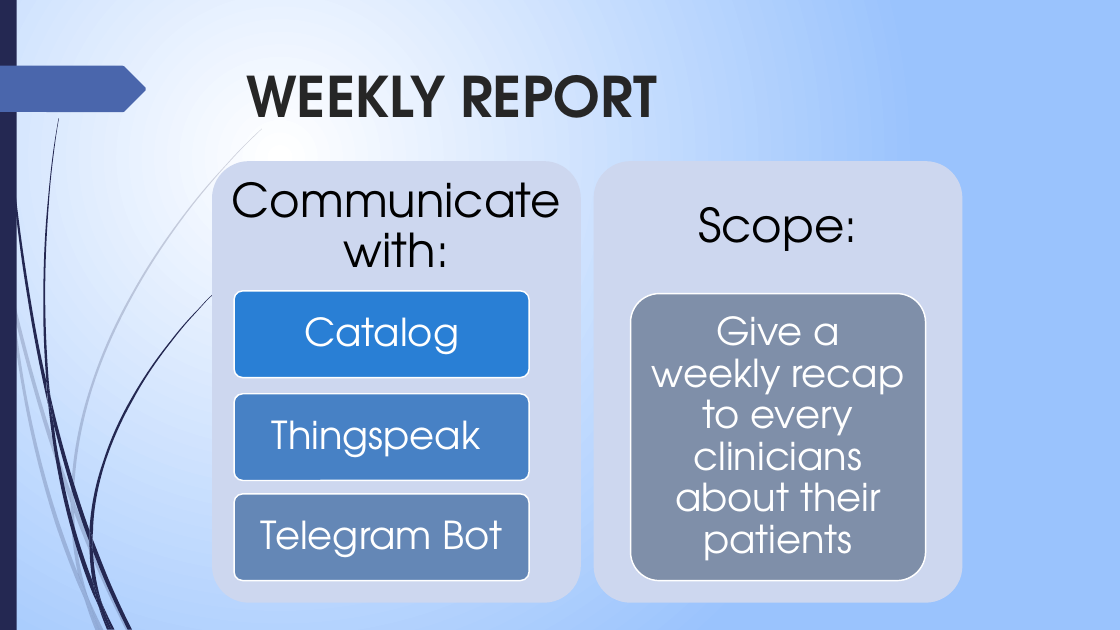
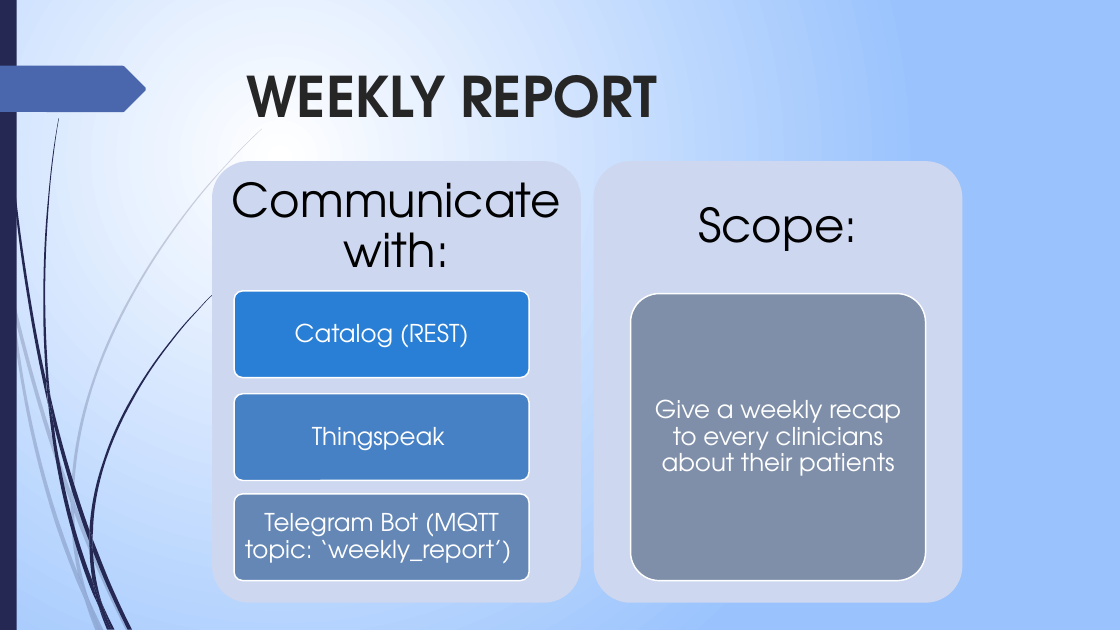
Before and after one commit to edo98811/IoT_project, a slide deck: slide 22 of Documenti/progetto_finale_last.pptx. Drawn at 1120x630 pixels with LibreOffice and Linux fonts; fonts in the diff are those of the drawing. Boxes give left, top, right and bottom in pixels: in the first picture for what was removed or moved away, otherwise in the second. Text is boxed around its words. In the diff, an @@ line names an element or a change of style, - is before the commit and + after.

```diff
--- a/Documenti/progetto_finale_last.pptx
+++ b/Documenti/progetto_finale_last.pptx
@@ text at <box>295,323,469,348</box>: text changed; size 33 to 21 pt @@
-Catalog
+Catalog (REST)
@@ text "Give a weekly recap to ..." at <box>655,399,901,476</box>: size 33 to 21 pt; less space between paragraphs @@
@@ text "Thingspeak" at <box>312,427,445,450</box>: size 33 to 21 pt; less space between paragraphs @@
@@ text at <box>245,512,512,563</box>: text changed; size 33 to 21 pt @@
-Telegram Bot
+Telegram Bot (MQTT topic: ‘weekly_report’)
```
Also in this commit, not shown: 7 other slides changed, 1 slide added.
